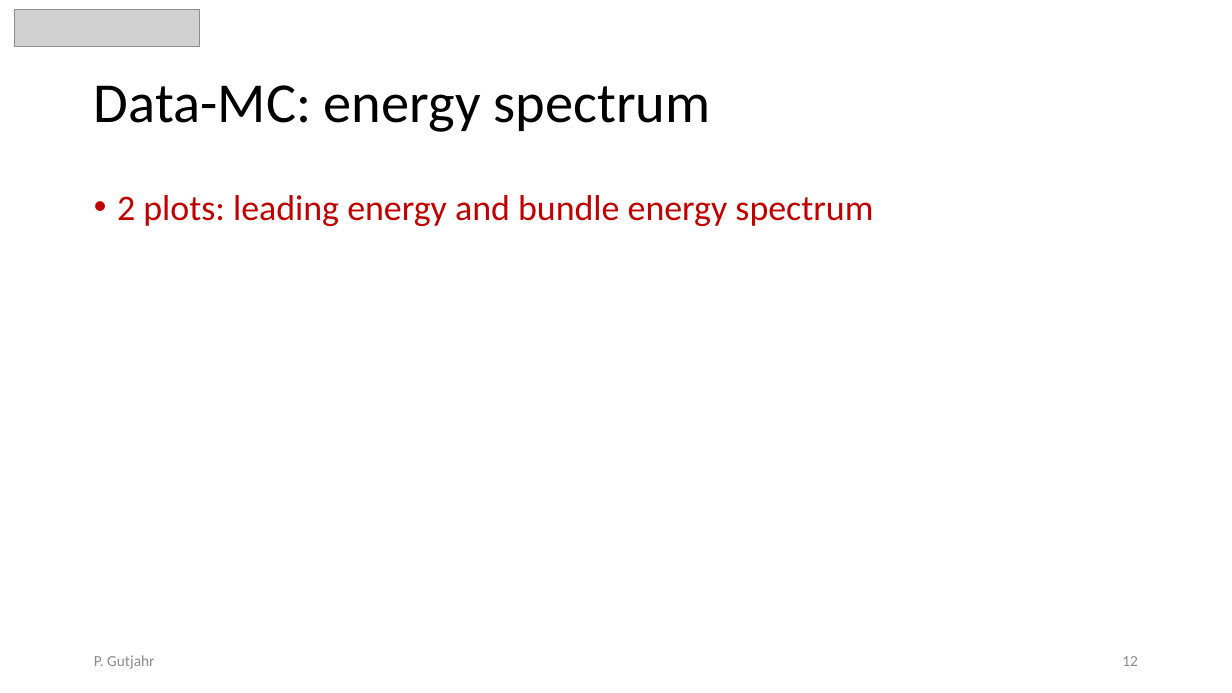
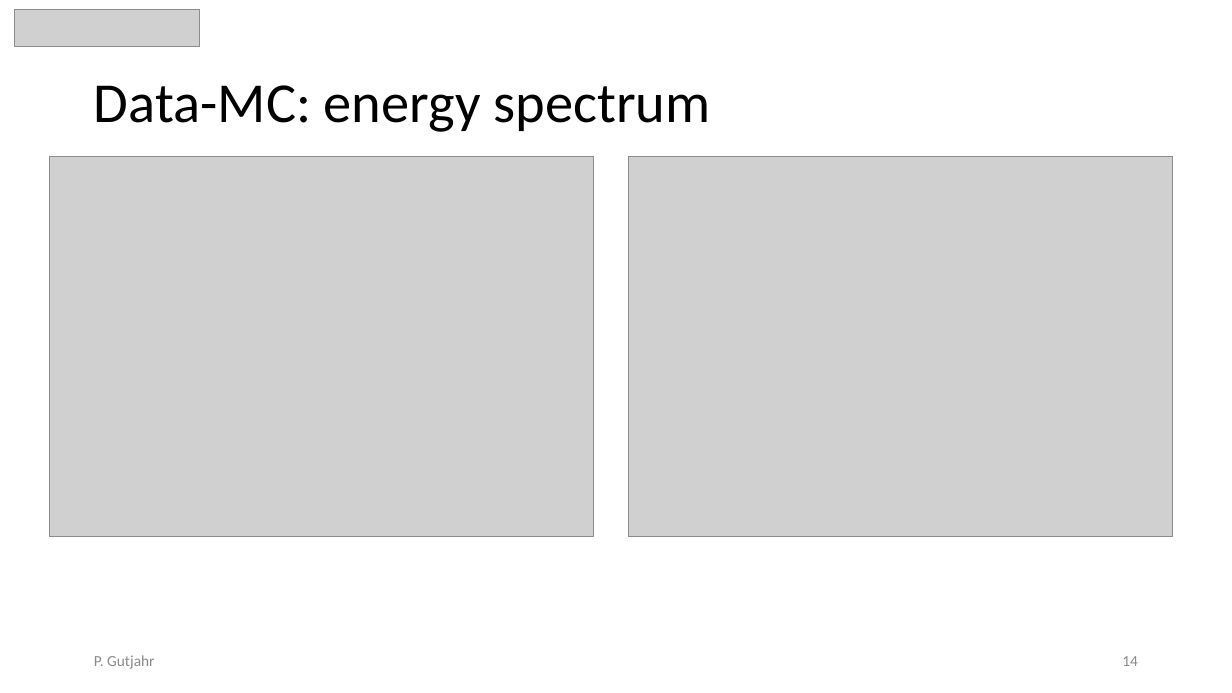
Before and after one commit to pascalgutjahr/presentations, a slide deck: slide 14 of cr_group/cr_call_2023_09_22.pptx (slide 12 before the commit). Drawn at 1232x693 pixels with LibreOffice and Linux fonts; fonts in the diff are those of the drawing; grey boxes stand for pictures. Boxes give left, top, right and bottom in pixels: in the first picture for what was removed or moved away, otherwise in the second. Text is boxed around its words. In the diff, an @@ line names an element or a change of style, - is before the commit and + after.

```diff
--- a/cr_group/cr_call_2023_09_22.pptx
+++ b/cr_group/cr_call_2023_09_22.pptx
@@ picture added at bbox=[50, 156, 594, 536] @@
@@ picture added at bbox=[629, 156, 1174, 536] @@
@@ text removed at bbox=[117, 195, 873, 226] @@
-• 2 plots: leading energy and bundle energy spectrum
@@ page number at bbox=[1122, 656, 1138, 666]: text changed @@
-12
+14
```
Also in this commit, not shown: 9 other slides changed, 4 slides added, 1 slide removed.
